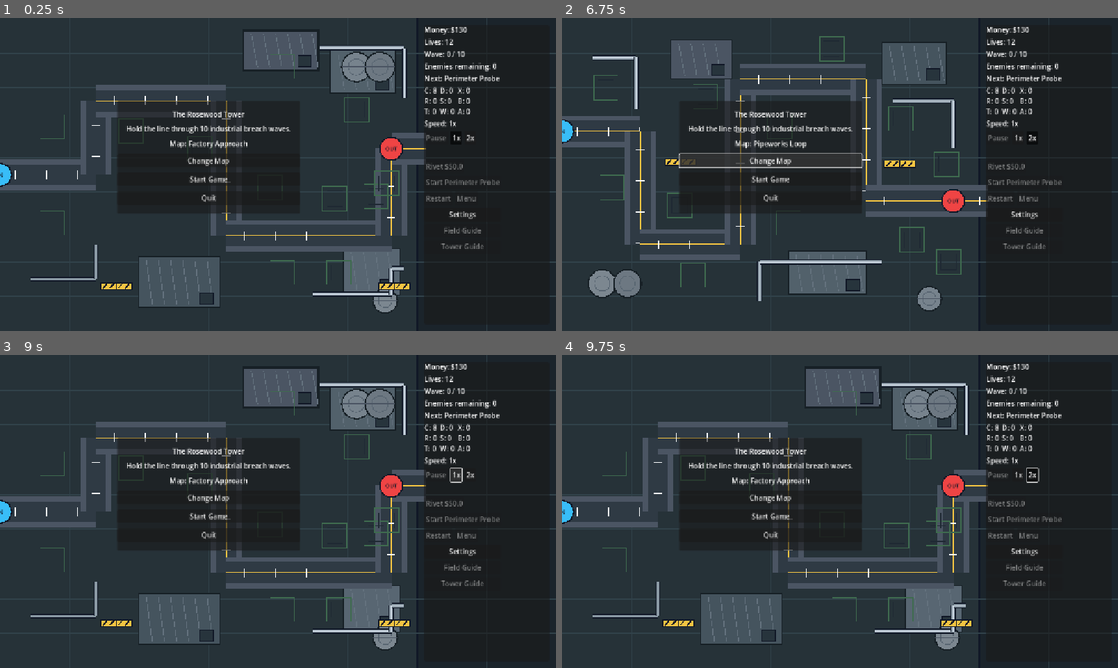
Above: before the commit, frames 1-4 (two rows, left to right).
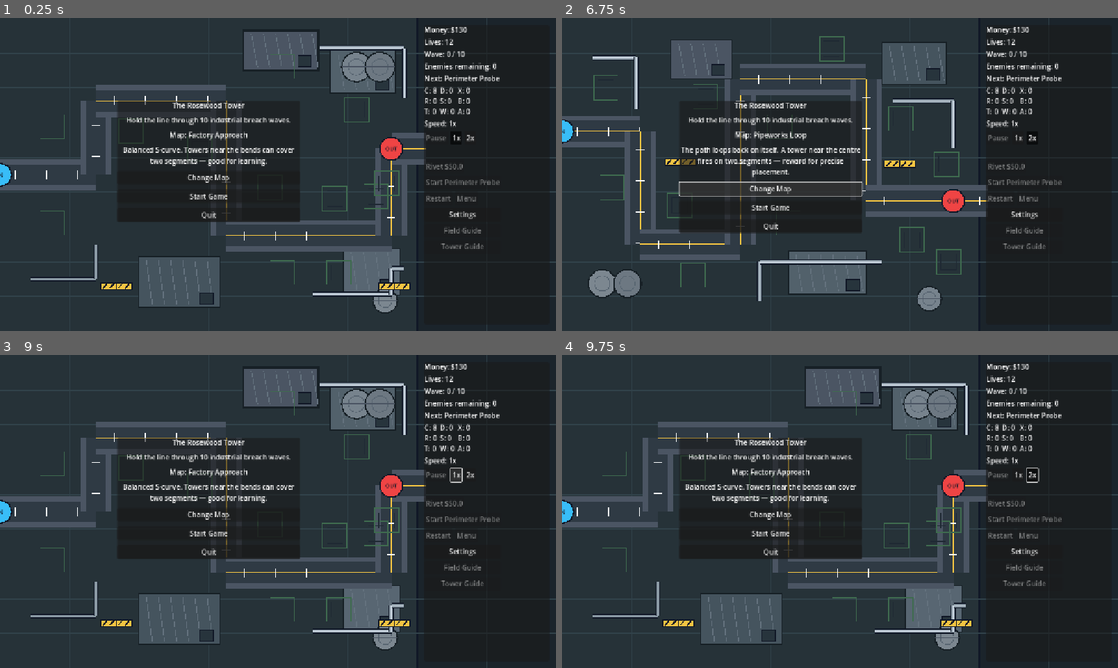
Above: after the commit, the same moments.

Repository: hobsojam/the-rosewood-tower
Game: Godot game, scene res://scenes/Game.tscn
Two runs of this game, one before a commit and one after it. Both use one fixed random seed, a clock stepped at 60 frames per second and the inputs below.
Inputs:
- Up to frame 1 (0.25 s): no input
- Up to frame 2 (6.75 s): click "Start Game" at 0.5 s; click "Start Perimeter Probe" at 1.25 s; click "Restart" at 2 s; click "Start Game" at 2.75 s; click "Start Perimeter Probe" at 3.5 s; click "Restart" at 4.25 s; click "1x" at 5 s; click "2x" at 5.75 s; click "Change Map" at 6.5 s
- Up to frame 3 (9 s): click "Start Game" at 7.25 s; click "Restart" at 8 s; click "1x" at 8.75 s
- Up to frame 4 (9.75 s): click "2x" at 9.5 s

The runs differ from the first frame. In frame 1, 3.0% of the frame differs, in the area x 21-54%, y 27-66%; in frame 2, 4.3%, in the area x 20-55%, y 27-69%; in frame 3, 3.0%; in frame 4, 3.0%.

Commit message:
Add per-map challenge notes to the map select screen
Each map in maps.json gains a "challenge" string describing its key
strategic constraint. Map.gd exposes get_map_challenge(), and Game.gd
renders it as a wrapping label in the title panel, visible only before
the game starts.

Co-Authored-By: Claude Sonnet 4.6 <noreply@anthropic.com>

Diff:
--- a/data/maps.json
+++ b/data/maps.json
@@ -1,6 +1,7 @@
 [
   {
     "name": "Factory Approach",
+    "challenge": "Balanced S-curve. Towers near the bends can cover two segments — good for learning.",
     "path": [[-80, 360], [220, 360], [220, 190], [520, 190], [520, 500], [900, 500], [900, 300], [980, 300]],
     "pads": [[120, 250], [120, 470], [300, 260], [650, 110], [460, 300], [620, 390], [650, 585], [770, 415], [780, 585], [865, 410], [820, 210], [890, 380]],
     "props": [
@@ -22,6 +23,7 @@
   },
   {
     "name": "Pipeworks Loop",
+    "challenge": "The path loops back on itself. A tower near the centre fires on two segments — reward for precise placement.",
     "path": [[-80, 260], [180, 260], [180, 520], [410, 520], [410, 140], [700, 140], [700, 420], [920, 420], [980, 420]],
     "pads": [[100, 160], [115, 390], [270, 430], [300, 590], [330, 180], [500, 250], [520, 470], [620, 70], [780, 230], [805, 510], [885, 335], [890, 560]],
     "props": [
@@ -42,6 +44,7 @@
   },
   {
     "name": "Smelter Run",
+    "challenge": "One long open straight then a hard turn. Fast enemies clear the run before you can react — invest in slows early.",
     "path": [[-80, 160], [840, 160], [840, 600], [980, 600]],
     "pads": [
       [100, 60], [270, 60], [450, 60], [630, 60], [790, 60],
@@ -64,6 +67,7 @@
   },
   {
     "name": "The Switchback",
+    "challenge": "Enemies cross the full width three times. More shots per enemy, but pads are split across three rows — you can't cluster.",
     "path": [[-80, 140], [860, 140], [860, 420], [120, 420], [120, 600], [980, 600]],
     "pads": [
       [150, 50], [370, 50], [590, 50], [800, 50],
--- a/scripts/Game.gd
+++ b/scripts/Game.gd
@@ -91,6 +91,7 @@
 var selected_tower_label: Label
 var overlay_title_label: Label
 var map_label: Label
+var map_challenge_label: Label
 var next_map_button: Button
 var start_button: Button
 var restart_button: Button
@@ -463,6 +464,12 @@
 	map_label = Label.new()
 	map_label.horizontal_alignment = HORIZONTAL_ALIGNMENT_CENTER
 	layout.add_child(map_label)
+
+	map_challenge_label = Label.new()
+	map_challenge_label.horizontal_alignment = HORIZONTAL_ALIGNMENT_CENTER
+	map_challenge_label.autowrap_mode = TextServer.AUTOWRAP_WORD_SMART
+	map_challenge_label.custom_minimum_size = Vector2(380, 0)
+	layout.add_child(map_challenge_label)
 
 	next_map_button = Button.new()
 	next_map_button.text = "Change Map"
@@ -1232,6 +1239,9 @@
 	mute_button.button_pressed = audio_manager.is_muted()
 	if map_label != null:
 		map_label.text = "Map: %s" % map.get_map_name(selected_map_index)
+	if map_challenge_label != null:
+		map_challenge_label.text = map.get_map_challenge(selected_map_index)
+		map_challenge_label.visible = not game_started
 	pause_button.button_pressed = game_paused
 	pause_button.disabled = not game_started or wave_manager.game_over
 	for tower_id in tower_buttons:
--- a/scripts/Map.gd
+++ b/scripts/Map.gd
@@ -44,6 +44,13 @@
 		return "Map"
 	var safe_index := wrapi(index, 0, maps.size())
 	return str(maps[safe_index].get("name", "Map"))
+
+func get_map_challenge(index: int = current_map_index) -> String:
+	_load_maps()
+	if maps.is_empty():
+		return ""
+	var safe_index := wrapi(index, 0, maps.size())
+	return str(maps[safe_index].get("challenge", ""))
 
 func _load_maps() -> void:
 	if not maps.is_empty():
